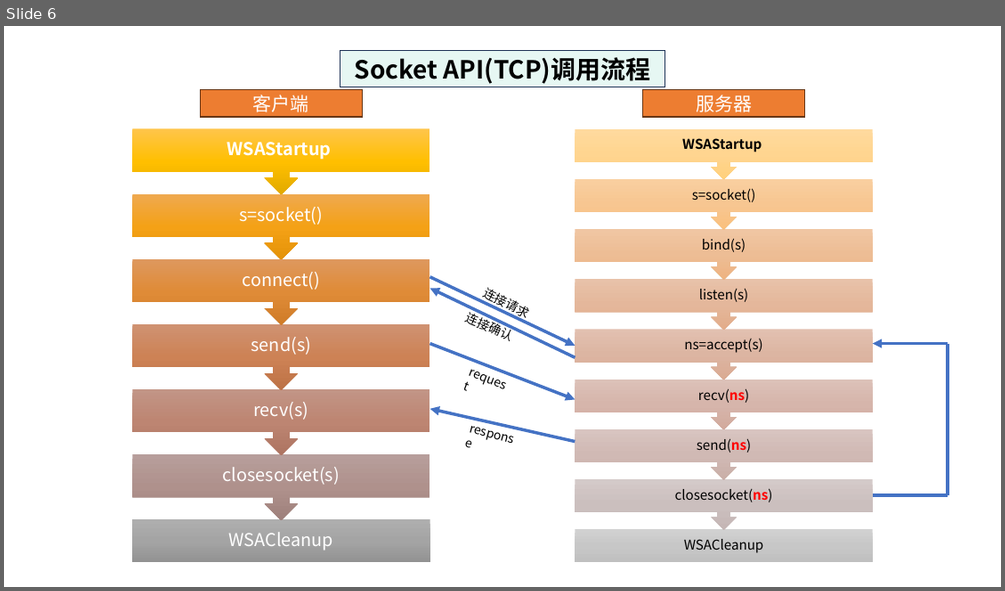
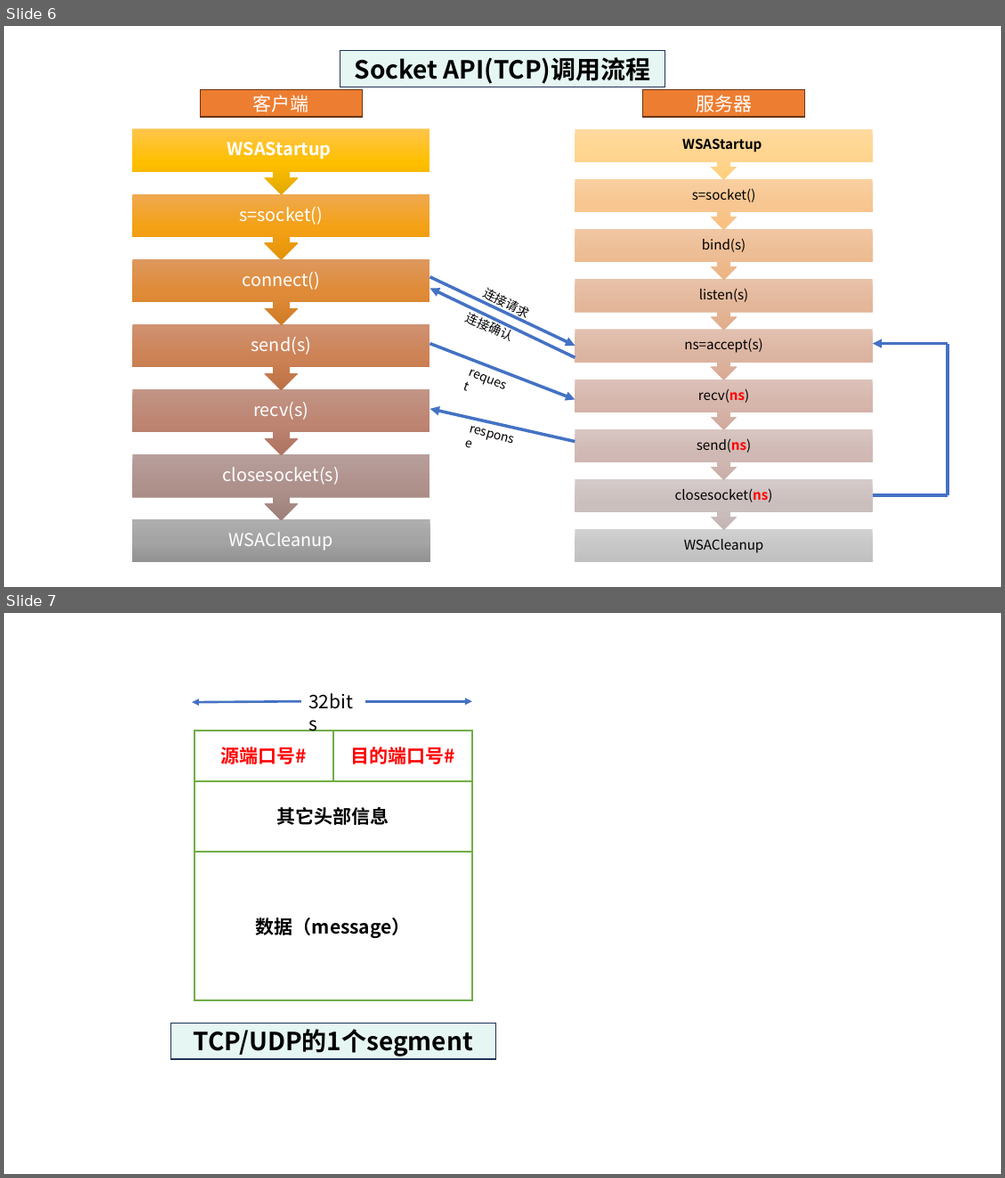
Before and after one commit to guofei9987/a, a slide deck: computer/network/计算机网络-素材.pptx. Shown one above the other, each under a label of ours: slide 6 before the commit, slides 6 and 7 after it. The pictures are 1005x591 and 1005x1178 pixels, drawn with LibreOffice and Linux fonts; fonts in the diff are those of the drawing. Boxes give left, top, right and bottom in pixels: in the first picture for what was removed or moved away, otherwise in the second. Text is boxed around its words. In the diff, an @@ line names an element or a change of style, - is before the commit and + after.

```diff
--- a/computer/network/计算机网络-素材.pptx
+++ b/computer/network/计算机网络-素材.pptx
@@ slide 7 added at box(4, 613, 1001, 1174), background #FFFFFF @@
@@ group added at box(170, 686, 496, 1059): 5 rectangles, 2 arrows, 1 text @@
+TCP/UDP的1个segment
+源端口号#
+目的端口号#
+32bits
+其它头部信息
+数据（message）
```
Also in this commit, not shown: 12 other slides added, 10 other files.
